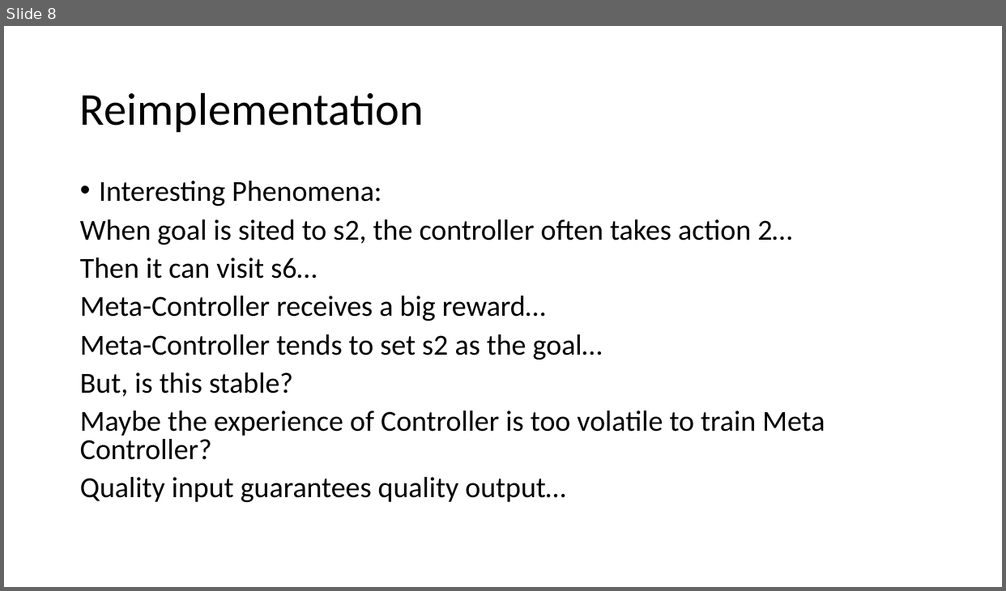
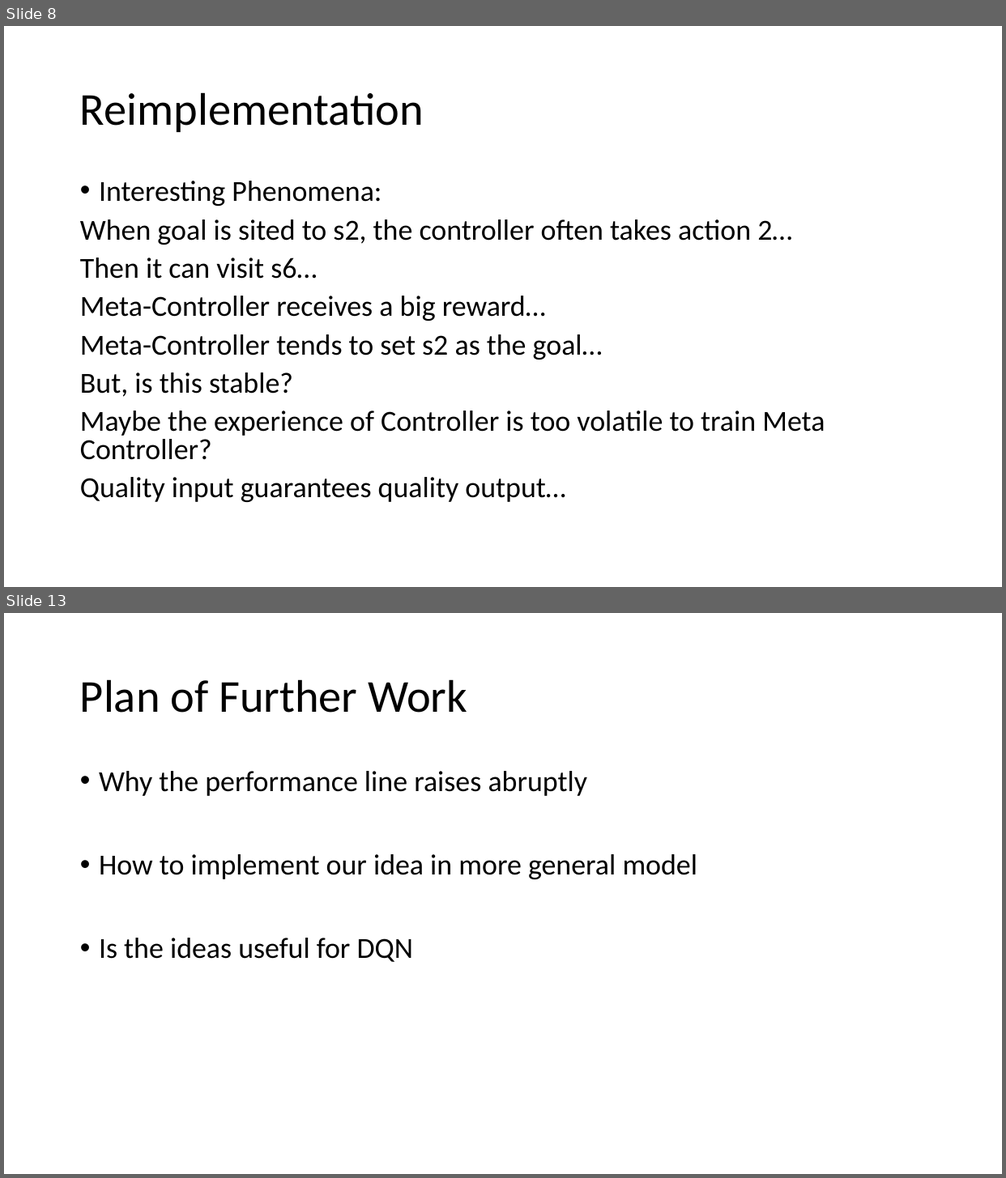
Before and after one commit to faebdc/AI-Project, a slide deck: presentation/Presentation.pptx. Shown one above the other, each under a label of ours: slide 8 before the commit, slides 8 and 13 after it; the slides between them are not shown. The pictures are 1006x591 and 1006x1178 pixels, drawn with LibreOffice and Linux fonts; fonts in the diff are those of the drawing. Boxes give left, top, right and bottom in pixels: in the first picture for what was removed or moved away, otherwise in the second. Text is boxed around its words. In the diff, an @@ line names an element or a change of style, - is before the commit and + after.

```diff
--- a/presentation/Presentation.pptx
+++ b/presentation/Presentation.pptx
@@ slide 13 added at (4, 613, 1002, 1174), background #FFFFFF @@
@@ title added at (80, 679, 467, 713), 44 pt, text #000000 @@
+Plan of Further Work
@@ text added at (99, 771, 698, 962), 28 pt, text #000000 @@
+• Why the performance line raises abruptly
+• How to implement our idea in more general model
+• Is the ideas useful for DQN
```
Also in this commit, not shown: 1 slide changed, 5 other slides added, 3 other files.
